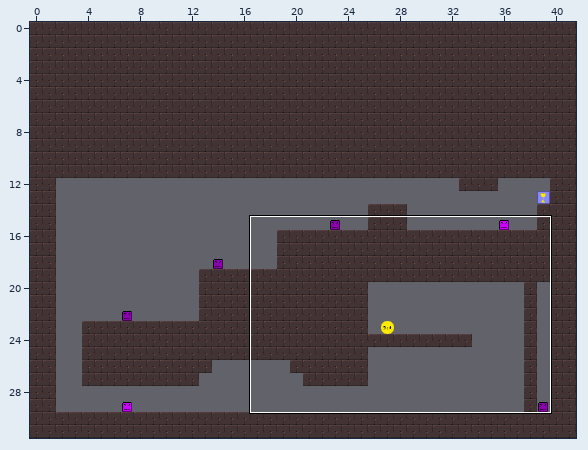
An edit to a level. Tiled map, levelconverter/maps/l5.tmx. Above: a wide view before the commit, with the close-up outlined.
Close-up. Old version:
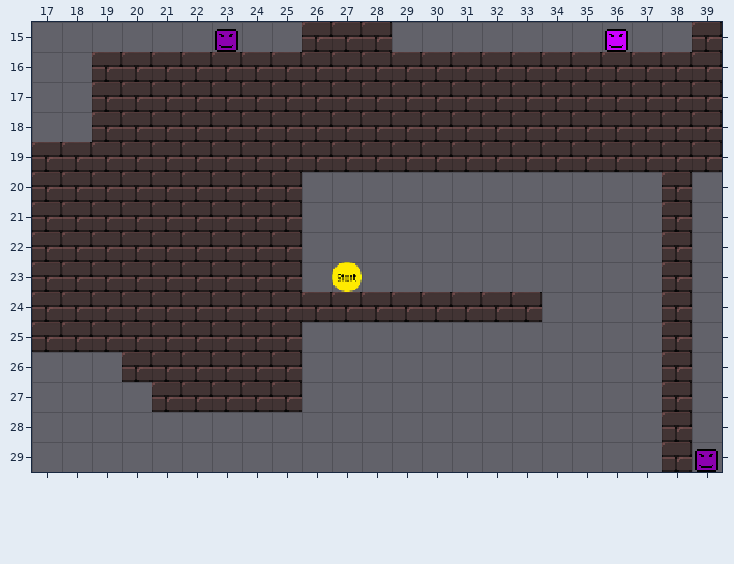
Cells are 20x20 px. Shown: x 17..39, y 15..29.
After the commit:
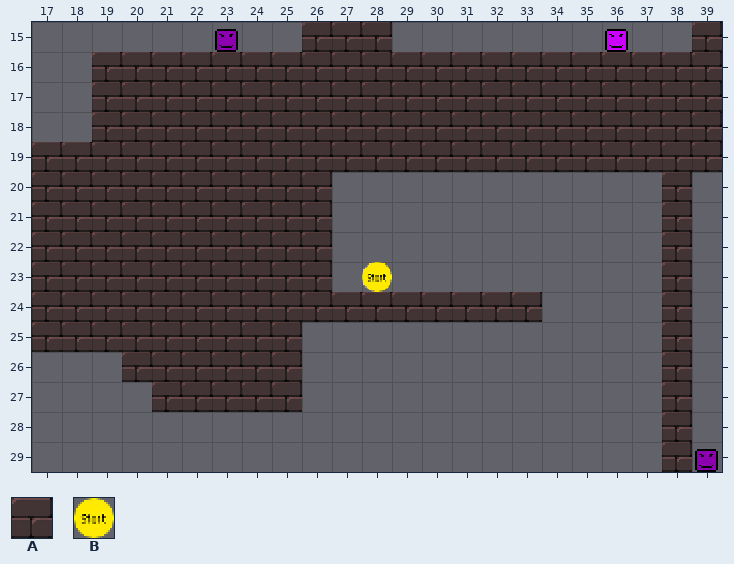
Key: from "tiles1_neu_kleiner": A 7, B 46.
_ is an empty cell.
The exact change:
Layer "bg":
y 20..22: x 26 _ -> A
y 23: x 26..28 _B_ -> A_B
Changed places in both close-ups, as pixel boxes (x1, y1, x2, y2):
changed: (302, 172, 392, 292)
